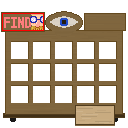
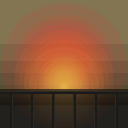
Layer changes from the first w=128, h=128 image to the second:
renamed "Layer 3" to "Layer 10", moved it above "Layer 9", painted on it over 0, 11, 128, 128
removed layer "Layer 4" over 10, 116, 118, 122
renamed "Layer 7" to "Layer 9", painted on it over 2, 3, 127, 128
painted on "Layer 8" over 0, 0, 128, 128
removed layer "Layer 5" over 1, 12, 45, 32
